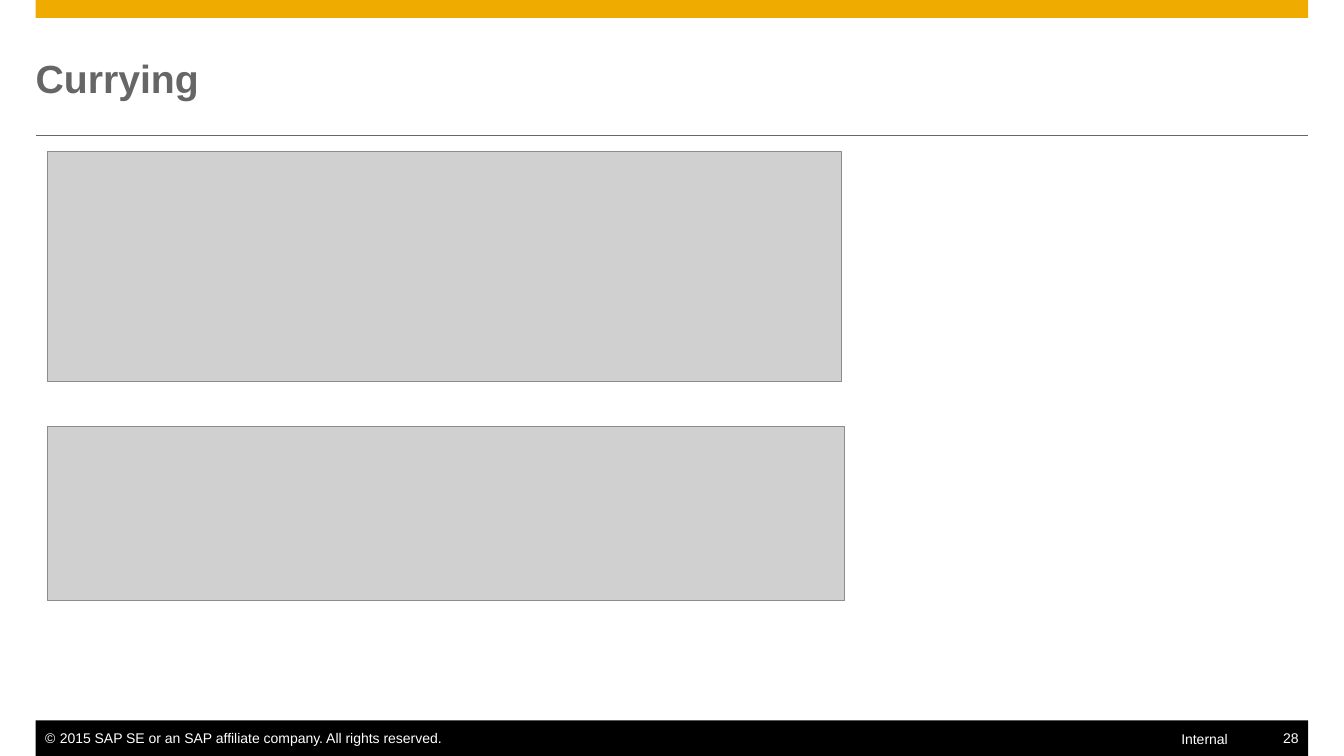
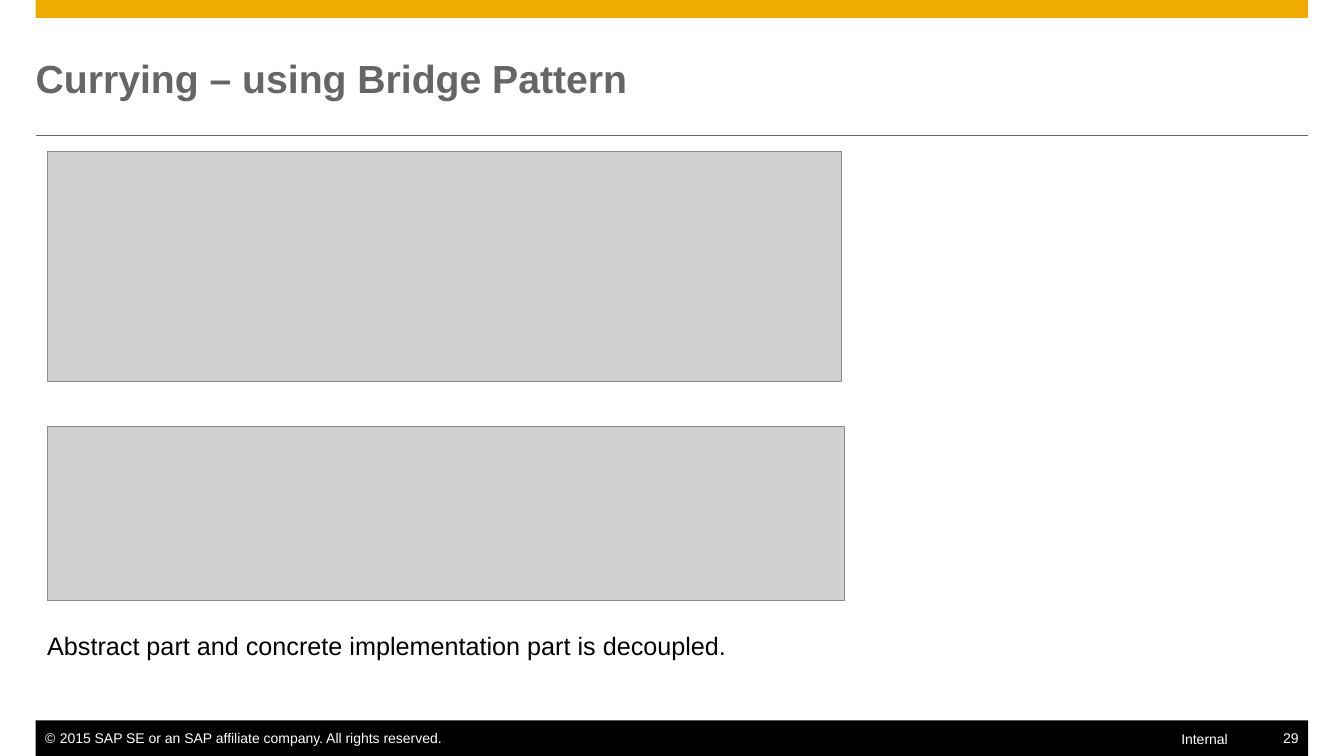
Before and after one commit to mxpang/jerryslide, a slide deck: slide 29 of training/ProgrammingLanguage/001_closure.pptx (slide 28 before the commit). Drawn at 1344x756 pixels with LibreOffice and Linux fonts; fonts in the diff are those of the drawing; grey boxes stand for pictures. Boxes give left, top, right and bottom in pixels: in the first picture for what was removed or moved away, otherwise in the second. Text is boxed around its words. In the diff, an @@ line names an element or a change of style, - is before the commit and + after.

```diff
--- a/training/ProgrammingLanguage/001_closure.pptx
+++ b/training/ProgrammingLanguage/001_closure.pptx
@@ title at (36,64,627,101): text changed @@
-Currying
+Currying – using Bridge Pattern
@@ text added at (47,636,726,660), 18 pt, text #000000 @@
+Abstract part and concrete implementation part is decoupled.
```
Also in this commit, not shown: 8 other slides changed, 1 slide added, 2 other files.
